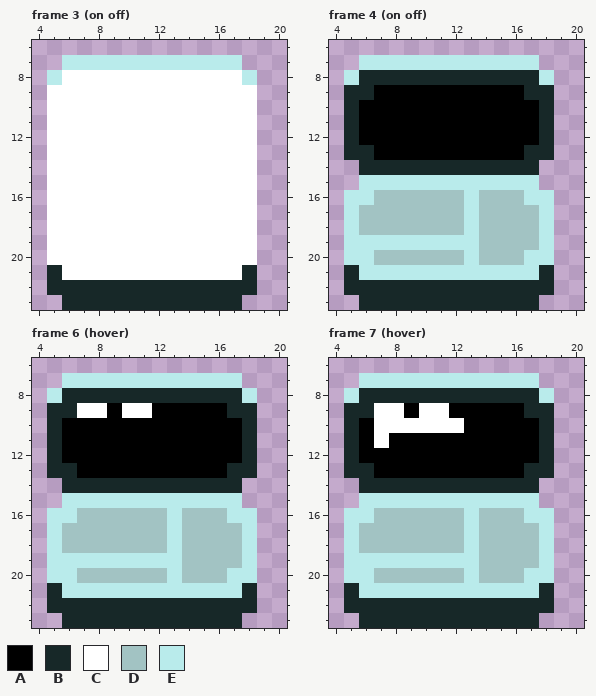
Two states of a pixel-art file, Assets/Resources/new aseprite/objects/items/laptop.aseprite. Above, as it was before the edit.
24x24 pixels, 20 frames. Shown: frame 3 (on off): x 4..20, y 6..23; frame 4 (on off): x 4..20, y 6..23; frame 6 (hover): x 4..20, y 6..23; frame 7 (hover): x 4..20, y 6..23. The commit also changed other frames, which this record leaves out.
Visible layers, top first: "laptop-2/screen", "laptop-2/kb" subtract, "laptop-2/white", "laptop-2/Flattened".
Palette (. is transparent): A #000000  B #172828  C #ffffff  D #a2c3c3  E #b9ebeb
Pixels before, frame 3 (on off), first column x 5:
 7 .EEEEEEEEEEEE.
 8 ECCCCCCCCCCCCE
 9 CCCCCCCCCCCCCC
10 CCCCCCCCCCCCCC
11 CCCCCCCCCCCCCC
12 CCCCCCCCCCCCCC
13 CCCCCCCCCCCCCC
14 CCCCCCCCCCCCCC
15 CCCCCCCCCCCCCC
16 CCCCCCCCCCCCCC
17 CCCCCCCCCCCCCC
18 CCCCCCCCCCCCCC
19 CCCCCCCCCCCCCC
20 CCCCCCCCCCCCCC
21 BCCCCCCCCCCCCB
22 BBBBBBBBBBBBBB
23 .BBBBBBBBBBBB.
Pixels before, frame 4 (on off), first column x 5:
 7 .EEEEEEEEEEEE.
 8 EBBBBBBBBBBBBE
 9 BBAAAAAAAAAABB
10 BAAAAAAAAAAAAB
11 BAAAAAAAAAAAAB
12 BAAAAAAAAAAAAB
13 BBAAAAAAAAAABB
14 .BBBBBBBBBBBB.
15 .EEEEEEEEEEEE.
16 EEDDDDDDEDDDEE
17 EDDDDDDDEDDDDE
18 EDDDDDDDEDDDDE
19 EEEEEEEEEDDDDE
20 EEDDDDDDEDDDEE
21 BEEEEEEEEEEEEB
22 BBBBBBBBBBBBBB
23 .BBBBBBBBBBBB.
Pixels before, frame 6 (hover), first column x 5:
 7 .EEEEEEEEEEEE.
 8 EBBBBBBBBBBBBE
 9 BBCCACCAAAAABB
10 BAAAAAAAAAAAAB
11 BAAAAAAAAAAAAB
12 BAAAAAAAAAAAAB
13 BBAAAAAAAAAABB
14 .BBBBBBBBBBBB.
15 .EEEEEEEEEEEE.
16 EEDDDDDDEDDDEE
17 EDDDDDDDEDDDDE
18 EDDDDDDDEDDDDE
19 EEEEEEEEEDDDDE
20 EEDDDDDDEDDDEE
21 BEEEEEEEEEEEEB
22 BBBBBBBBBBBBBB
23 .BBBBBBBBBBBB.
Pixels before, frame 7 (hover), first column x 5:
 7 .EEEEEEEEEEEE.
 8 EBBBBBBBBBBBBE
 9 BBCCACCAAAAABB
10 BACCCCCCAAAAAB
11 BACAAAAAAAAAAB
12 BAAAAAAAAAAAAB
13 BBAAAAAAAAAABB
14 .BBBBBBBBBBBB.
15 .EEEEEEEEEEEE.
16 EEDDDDDDEDDDEE
17 EDDDDDDDEDDDDE
18 EDDDDDDDEDDDDE
19 EEEEEEEEEDDDDE
20 EEDDDDDDEDDDEE
21 BEEEEEEEEEEEEB
22 BBBBBBBBBBBBBB
23 .BBBBBBBBBBBB.
And afterwards:
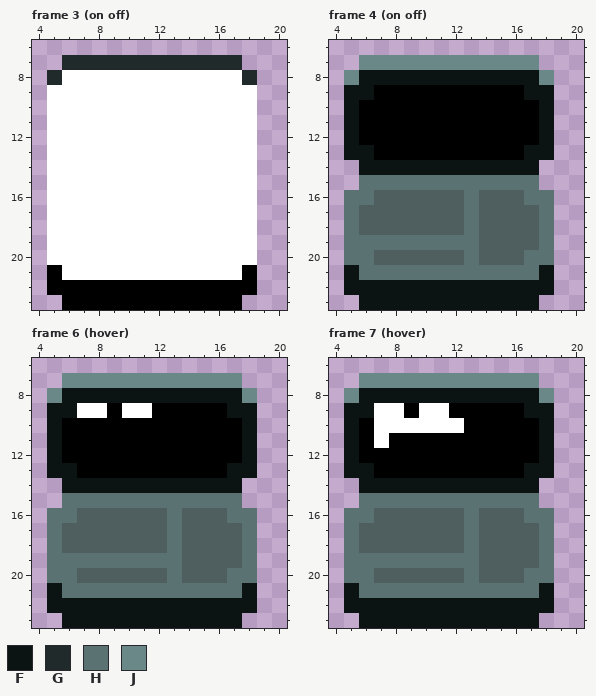
Colours new in this view: F #0b1313  G #212a2a  H #5a7272  J #6b8888
Difference:
layer "laptop-2/em/em" now shown
layer "laptop-2/em/addons" now shown
Colour D changes from #a2c3c3 to #4f5f5f.
Frame 3 (on off), layers "laptop-2/em/addons", "laptop-2/em/em":
Colour A replaces colour B in row 21 at x 5 and 18; in row 22 at x 5 to 18; in row 23 at x 6 to 17.
Colour G replaces colour E in row 7 at x 6 to 17; in row 8 at x 5 and 18.
Frame 4 (on off), layers "laptop-2/em/addons", "laptop-2/em/em":
Colour F replaces colour B in row 8 at x 6 to 17; in row 9 at x 5 to 6 and 17 to 18; in rows 10 to 12 at x 5 and 18; in row 13 at x 5 to 6 and 17 to 18; in row 14 at x 6 to 17; in row 21 at x 5 and 18.
Colour F replaces colour B in row 22 at x 5 to 18; in row 23 at x 6 to 17.
Colour H replaces colour E in row 15 at x 6 to 17; in row 16 at x 5 to 6, 13 and 17 to 18; in rows 17 to 18 at x 5, 13 and 18; in row 19 at x 5 to 13 and 18; in row 20 at x 5 to 6, 13 and 17 to 18; in row 21 at x 6 to 17.
Colour J replaces colour E in row 7 at x 6 to 17; in row 8 at x 5 and 18.
Frame 6 (hover), layers "laptop-2/em/addons", "laptop-2/em/em": the same change as frame 4 (on off)
Frame 7 (hover), layers "laptop-2/em/addons", "laptop-2/em/em": the same change as frame 4 (on off)
Pixel boxes of the changes (left, top, right, bottom) in both pictures:
changed: (47, 55, 257, 85)
changed: (47, 265, 257, 310)
changed: (344, 55, 554, 310)
changed: (47, 373, 257, 628)
changed: (344, 373, 554, 628)
